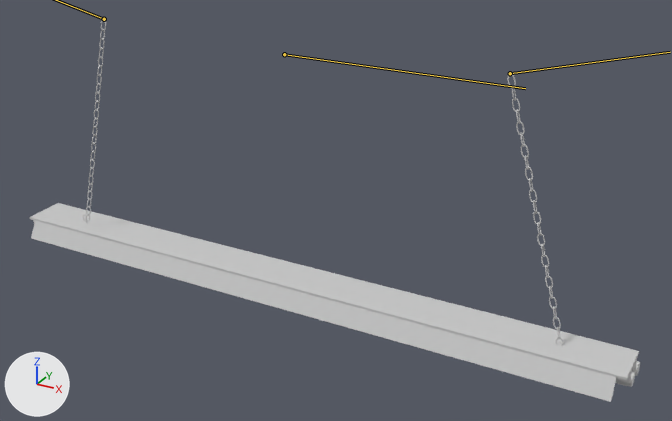
Renders of the FBX model Assets/Meshes/Skeletal Mesh/NASA_Assets/Light_Fixture.FBX from each side of a commit.
Before and after are seen from a 50 mm camera at (2.45, -3.93, 10.06) aimed at (0.25, 0.09, 8.05). Every picture has the same lights, and +X, +Y and +Z are marked at lower left. Both versions are drawn at frame 2 of the action 'Take 001'; the numbers are the values there. The bones that change are drawn over the model as lines.

The first picture shows 'LightFixture_Mesh'.
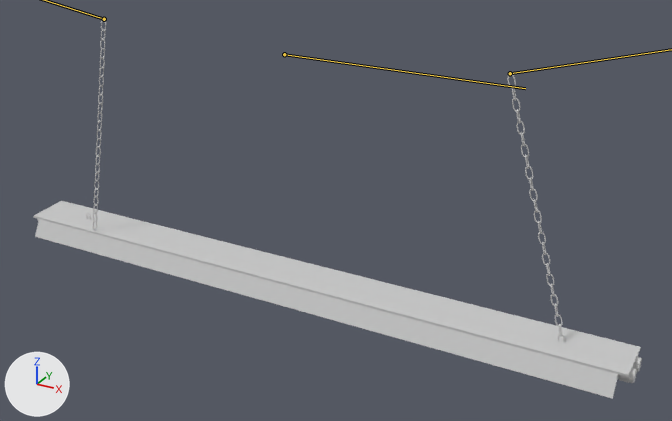
Where the change shows, as pixel boxes [x1, y1, x2, y2] in the pictures (672 x 421 px):
'LightFixture_Mesh', posed
    before: [29, 19, 640, 402]
    after: [33, 19, 642, 399]
bone 'BN_LightFixture_Chain_LF1', root to tip
    before: (510, 73) to (670, 52)
    after: (510, 73) to (671, 49)

The edits, one by one:
Bone 'BN_LightFixture_Chain_Rt1' (bone_bn_lightfixture_chain_rt1) turns from (-3, 1, 0) to (-7, 2, 0) degrees about its own x, y and z.
Bone 'BN_LightFixture_Chain_LF1' (bone_bn_lightfixture_chain_lf1) turns from (-3, 1, 0) to (-7, 2, 0) degrees about its own x, y and z.
Bone 'BN_LightFixture_Rig_Rotates' (bone_bn_lightfixture_rig_rotates) turns from (0, 1, 0) to (0, 2, 0) degrees about its own x, y and z.
